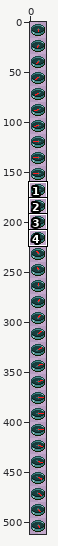
File history of a sprite sheet, textures/items/lodestonecompass_atlas.png. The first picture is a wide view before the edit; the outline marks the close-up.
Close-up. Before:
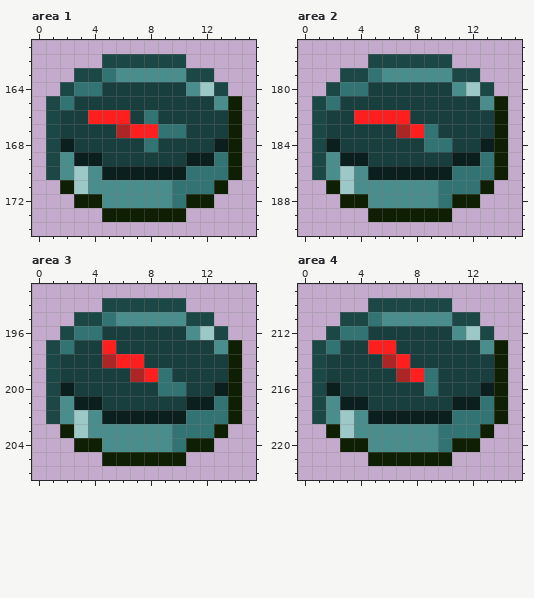
The file is 16x512 pixels. Colours within 5 levels of each other are drawn and written as one. Shown: area 1: x 0..15, y 161..174; area 2: x 0..15, y 177..190; area 3: x 0..15, y 193..206; area 4: x 0..15, y 209..222. The commit also changed other parts of the picture, which this record leaves out.
New version:
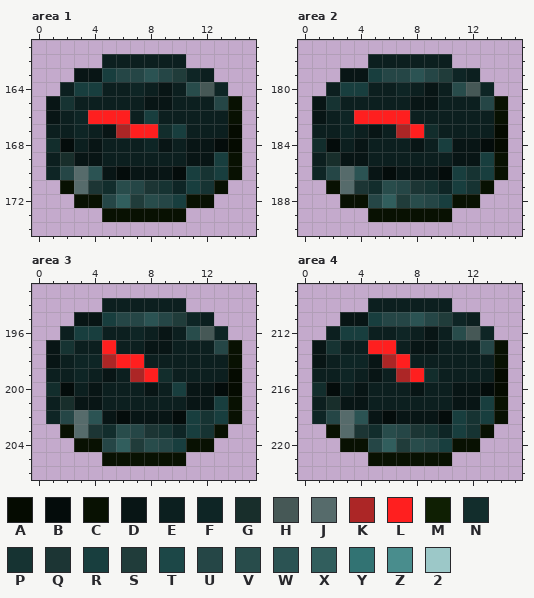
Palette (. is transparent): A #050b01  B #040c0b  C #081102  D #081515  E #0c1f1f  F #0e2525  G #182e2b  H #465856  J #566b6b  K #ac2626  L #ff1f1f  M #0f1f03  N #122d2c  P #163332  Q #1c3534  R #183e3e  S #203c3a  T #1c4747  U #254646  V #284c4b  W #2b5353  X #315e5d  Y #327373  Z #498d8d  2 #9cc8c8
The exact change:
Changed rows in their new state; - is an unchanged pixel.
Area 1:
first column x 1:
162 ----EEEEEE----
163 --DDRUUWUSFE--
164 -ERREEFEDEVHF-
165 DPEEEEEDDEEEUC
166 DEF---EREEEEEC
167 EEFED---NREEEA
168 NBEDEEEFDEDDBA
169 EGDDEEEEEEDDRC
170 FUJWDBDDDBRPRC
171 -CJQNVUQPFRPC-
172 --CCUXSVURCC--
173 ----CCCCCC----
Area 2:
first column x 1:
178 ----EEEEEE----
179 --DDRUUWUSFE--
180 -ERREEFEDEVHF-
181 DPEEEEEDDEEEUC
182 DEF----EEEEEEC
183 EEFEDE--NEEEEA
184 NBEDEEEDERDDBA
185 EGDDEEEEEEDDRC
186 FUJWDBDDDBRPRC
187 -CJQNVUQPFRPC-
188 --CCUXSVURCC--
189 ----CCCCCC----
Area 3:
first column x 1:
194 ----EEEEEE----
195 --DDRUUWUSFE--
196 -ERREEFEDEVHF-
197 DPEE-EEDDEEEUC
198 DEFF---EEEEEEC
199 EEFEDE--NEEEEA
200 NBEDEEEDERDDBA
201 EGDDEEEEEEDDRC
202 FUJWDBDDDBRPRC
203 -CJQNVUQPFRPC-
204 --CCUXSVURCC--
205 ----CCCCCC----
Area 4:
first column x 1:
210 ----EEEEEE----
211 --DDRUUWUSFE--
212 -ERREEFEDEVHF-
213 DPEE--EDDEEEUC
214 DEFFD--EEEEEEC
215 EEFEDE--NEEEEA
216 NBEDEEEDEEDDBA
217 EGDDEEEEEEDDRC
218 FUJWDBDDDBRPRC
219 -CJQNVUQPFRPC-
220 --CCUXSVURCC--
221 ----CCCCCC----
Changed places in both close-ups, as pixel boxes (x1, y1, x2, y2):
changed: (46, 54, 242, 222)
changed: (312, 54, 508, 222)
changed: (46, 298, 242, 466)
changed: (312, 298, 508, 466)
